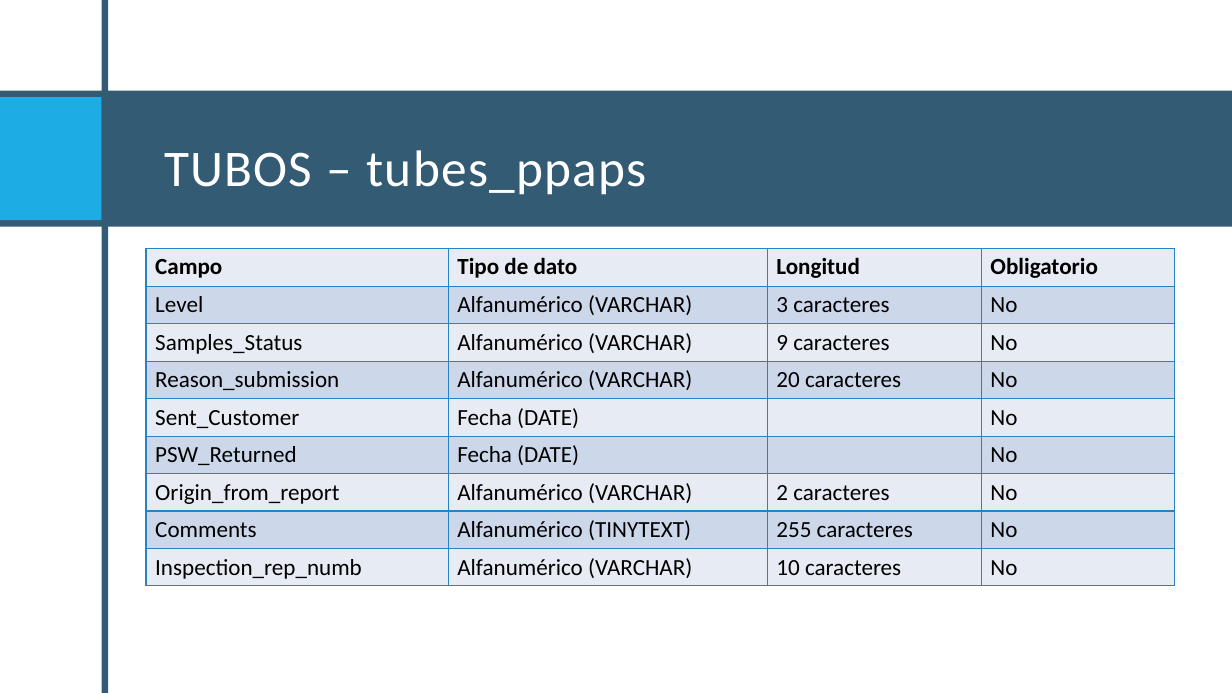
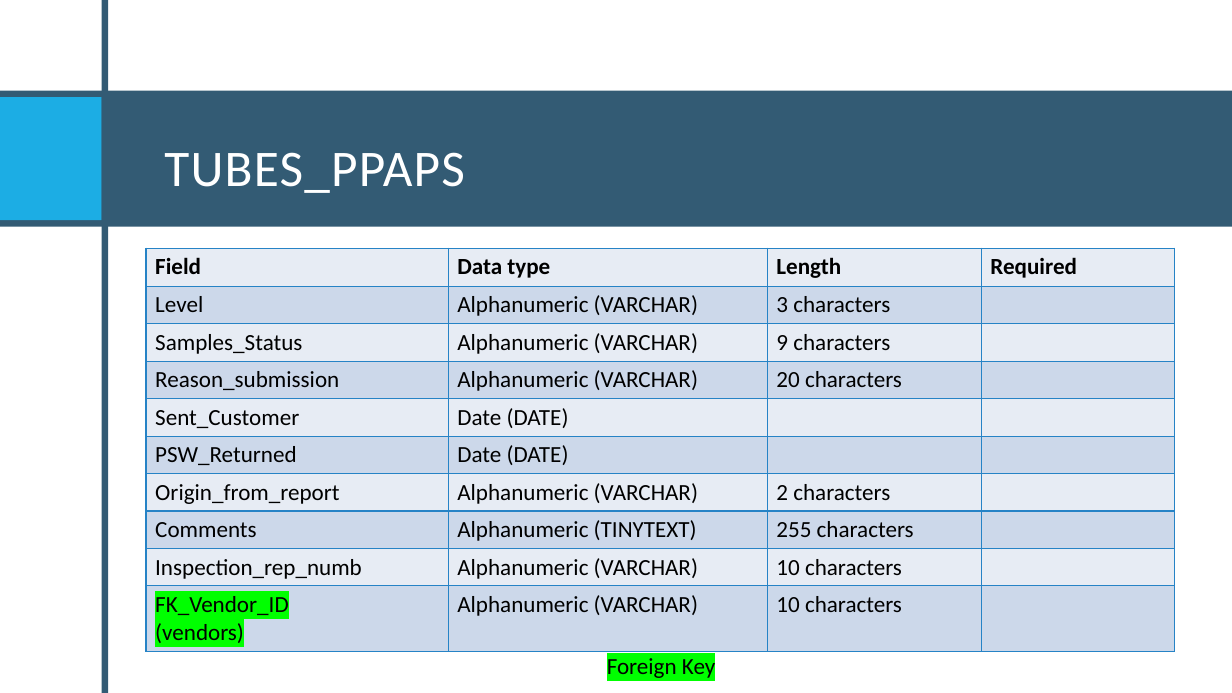
Before and after one commit to Santiago-004/proyecto, a slide deck: slide 19 of Proyecto Final.pptx (slide 25 before the commit). Drawn at 1232x693 pixels with LibreOffice and Linux fonts; fonts in the diff are those of the drawing. Boxes give left, top, right and bottom in pixels: in the first picture for what was removed or moved away, otherwise in the second. Text is boxed around its words. In the diff, an @@ line names an element or a change of style, - is before the commit and + after.

```diff
--- a/Proyecto Final.pptx
+++ b/Proyecto Final.pptx
@@ title at (164,152,465,193): text changed @@
-TUBOS – tubes_ppaps
+TUBES_PPAPS
@@ table at (146,249,1175,647) @@
-row 1: Campo | Tipo de dato | Longitud | Obligatorio
-row 2: Level | Alfanumérico (VARCHAR) | 3 caracteres | No
-row 3: Samples_Status | Alfanumérico (VARCHAR) | 9 caracteres | No
-row 4: Reason_submission | Alfanumérico (VARCHAR) | 20 caracteres | No
-row 5: Sent_Customer | Fecha (DATE) |  | No
-row 6: PSW_Returned | Fecha (DATE) |  | No
-row 7: Origin_from_report | Alfanumérico (VARCHAR) | 2 caracteres | No
-row 8: Comments | Alfanumérico (TINYTEXT) | 255 caracteres | No
-row 9: Inspection_rep_numb | Alfanumérico (VARCHAR) | 10 caracteres | No
+row 1: Field | Data type | Length | Required
+row 2: Level | Alphanumeric (VARCHAR) | 3 characters | 
+row 3: Samples_Status | Alphanumeric (VARCHAR) | 9 characters | 
+row 4: Reason_submission | Alphanumeric (VARCHAR) | 20 characters | 
+row 5: Sent_Customer | Date (DATE) |  | 
+row 6: PSW_Returned | Date (DATE) |  | 
+row 7: Origin_from_report | Alphanumeric (VARCHAR) | 2 characters | 
+row 8: Comments | Alphanumeric (TINYTEXT) | 255 characters | 
+row 9: Inspection_rep_numb | Alphanumeric (VARCHAR) | 10 characters | 
+row 10: FK_Vendor_ID / (vendors) | Alphanumeric (VARCHAR) | 10 characters | 
@@ text added at (607,658,715,678), 18 pt, text #000000 @@
+Foreign Key
```
Also in this commit, not shown: 17 other slides changed, 13 slides added, 22 slides removed.
